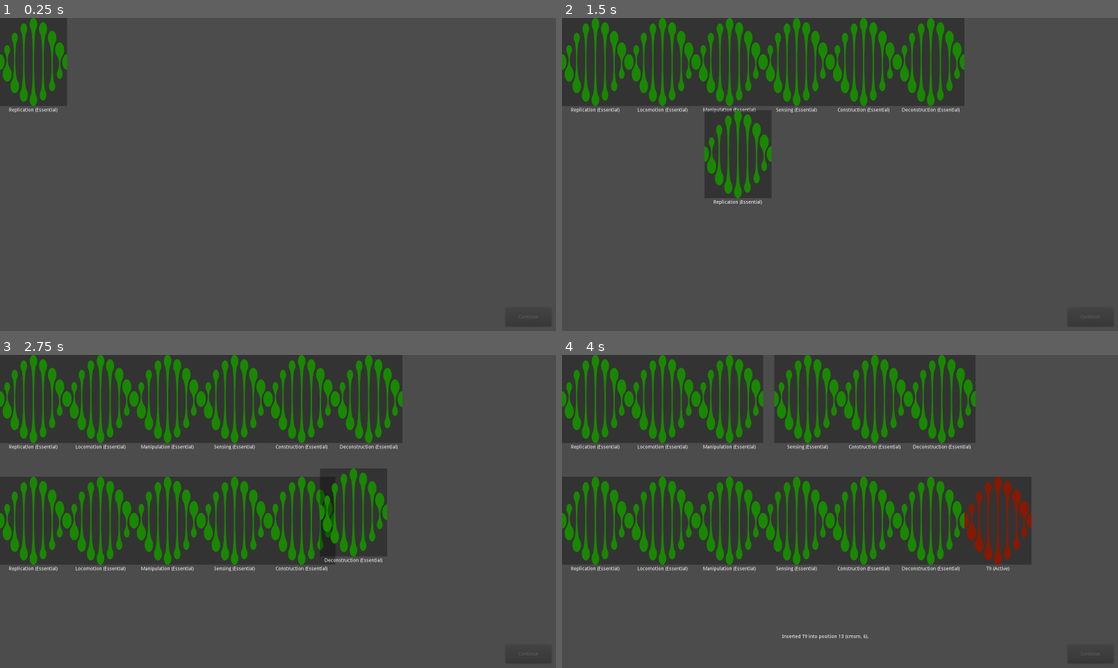
Above: before the commit, frames 1-4 (two rows, left to right).
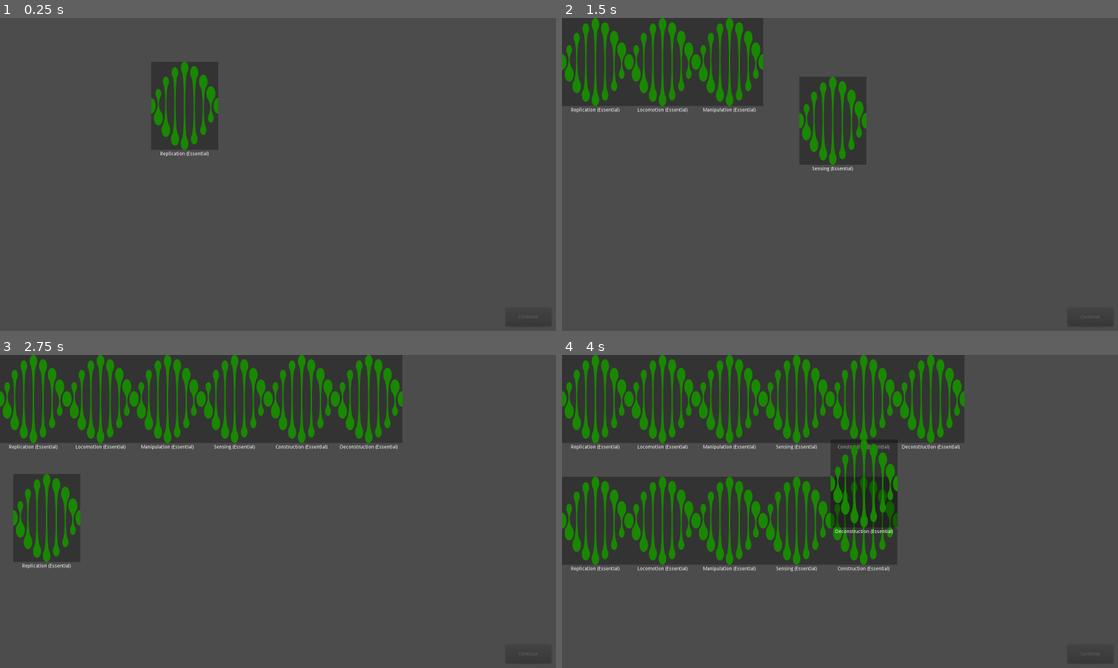
Above: after the commit, the same moments.

Repository: zachadel/GenomeEvolution
Game: Godot game, scene res://Scenes/CardTable.tscn
Two runs of this game, one before a commit and one after it. Both use one fixed random seed, a clock stepped at 60 frames per second and the inputs below.
Inputs:
- Up to frame 1 (0.25 s): no input
- Up to frame 2 (1.5 s): no input
- Up to frame 3 (2.75 s): no input
- Up to frame 4 (4 s): no input

The runs differ from the first frame. In frame 1, 6.9% of the frame differs, in the area x 0-40%, y 0-45%; in frame 2, 15%; in frame 3, 18%, in the area x 0-70%, y 36-70%; in frame 4, 15%.

Commit message:
Normalize animation speeds

Diff:
--- a/Scenes/Chromosome.tscn
+++ b/Scenes/Chromosome.tscn
@@ -2,7 +2,7 @@
 
 [ext_resource path="res://Scripts/Chromosome.gd" type="Script" id=1]
 
-[node name="Chromosome" type="HBoxContainer"]
+[node name="Chromosome" type="HBoxContainer" index="0"]
 
 anchor_left = 0.0
 anchor_top = 0.0
--- a/Scripts/CardTable.gd
+++ b/Scripts/CardTable.gd
@@ -11,8 +11,8 @@
 
 func _ready():
 	# speed up animations for setup
-	var tmp = Game.animation_duration;
-	Game.animation_duration = 0.2;
+	var tmp = Game.animation_speed;
+	Game.animation_speed *= 2;
 	# initialize chromosomes
 	for y in range(2):
 		for n in Game.essential_classes:
@@ -21,7 +21,7 @@
 			nxt_gelm.setup("gene", n, "essential", n);
 			yield($chromes.get_cmsm(y).add_elm(nxt_gelm), "completed");
 	# reset animation speed
-	Game.animation_duration = tmp;
+	Game.animation_speed = tmp;
 	yield(gain_ates(1+randi()%6), "completed");
 	$lbl_turn.text = "Click \"Continue\" to start.";
 
--- a/Scripts/Chromosome.gd
+++ b/Scripts/Chromosome.gd
@@ -75,8 +75,9 @@
 			for i in range(pos, get_child_count()):
 				var start_pos = get_child(i).get_begin();
 				var end_pos = start_pos + Vector2(get_child(i).get_size().x, 0);
+				var distance = start_pos.distance_to(end_pos);
 				get_child(i).get_node("Tween").interpolate_property(get_child(i), "rect_position",
-					start_pos, end_pos, Game.animation_duration,Game.animation_ease, Game.animation_trans);
+					start_pos, end_pos, distance / Game.animation_speed,Game.animation_ease, Game.animation_trans);
 				get_child(i).get_node("Tween").start();
 			yield(get_child(pos).get_node("Tween"), "tween_completed");
 		yield(get_tree(), "idle_frame");
@@ -88,8 +89,9 @@
 			var offset = center - elm.get_cmsm().get_parent().get_begin() - \
 			(elm.get_size() / 2.0);
 			var end_pos = Vector2(pos * elm.get_size().x, 0);
+			var distance = offset.distance_to(end_pos);
 			elm.get_node("Tween").interpolate_property(elm, "rect_position",
-				 offset, end_pos, Game.animation_duration,
+				 offset, end_pos, distance / Game.animation_speed,
 				 Game.animation_ease, Game.animation_trans);
 			elm.get_node("Tween").start();
 			yield(elm.get_node("Tween"), "tween_completed");
@@ -108,8 +110,9 @@
 		var center = get_cmsm_pair().get_center();
 		var end_pos = center - elm.get_cmsm().get_parent().get_begin() - \
 		(elm.get_size() / 2.0);
+		var distance = current_pos.distance_to(end_pos);
 		elm.get_node("Tween").interpolate_property(elm, "rect_position",
-			 current_pos, end_pos, Game.animation_duration,
+			 current_pos, end_pos, distance / Game.animation_speed,
 			 Game.animation_ease, Game.animation_trans);
 		elm.get_node("Tween").start();
 		yield(elm.get_node("Tween"), "tween_completed");
@@ -119,8 +122,9 @@
 	for i in range(elm.get_index() + 1, get_child_count()):
 		var start_pos = get_child(i).get_begin();
 		var end_pos = start_pos - Vector2(get_child(i).get_size().x, 0);
+		var distance = start_pos.distance_to(end_pos);
 		get_child(i).get_node("Tween").interpolate_property(get_child(i), "rect_position",
-			start_pos, end_pos, Game.animation_duration,Game.animation_ease, Game.animation_trans);
+			start_pos, end_pos, distance / Game.animation_speed,Game.animation_ease, Game.animation_trans);
 		get_child(i).get_node("Tween").start();
 	if (elm.get_index() + 1 < get_child_count()):
 		yield(get_child(elm.get_index() + 1).get_node("Tween"), "tween_completed");
@@ -138,8 +142,9 @@
 		var center = get_cmsm_pair().get_center();
 		var end_pos = center - elm.get_cmsm().get_parent().get_begin() - \
 		(elm.get_size() / 2.0);
+		var distance = current_pos.distance_to(end_pos);
 		elm.get_node("Tween").interpolate_property(elm, "rect_position",
-			 current_pos, end_pos, Game.animation_duration,
+			 current_pos, end_pos, distance / Game.animation_speed,
 			 Game.animation_ease, Game.animation_trans);
 		elm.get_node("Tween").start();
 		yield(elm.get_node("Tween"), "tween_completed");
--- a/Scripts/Game.gd
+++ b/Scripts/Game.gd
@@ -7,7 +7,7 @@
 var turn_idx = -1;
 var round_num = 1;
 
-var animation_duration = 1;
+var animation_speed = 600;
 var animation_ease = Tween.EASE_IN;
 var animation_trans = Tween.TRANS_LINEAR;
 
